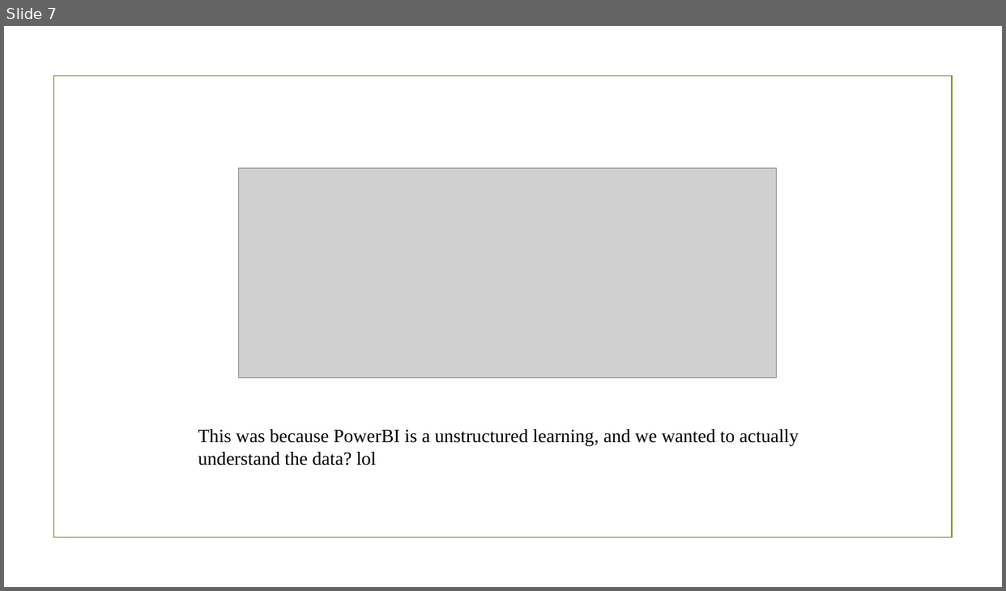
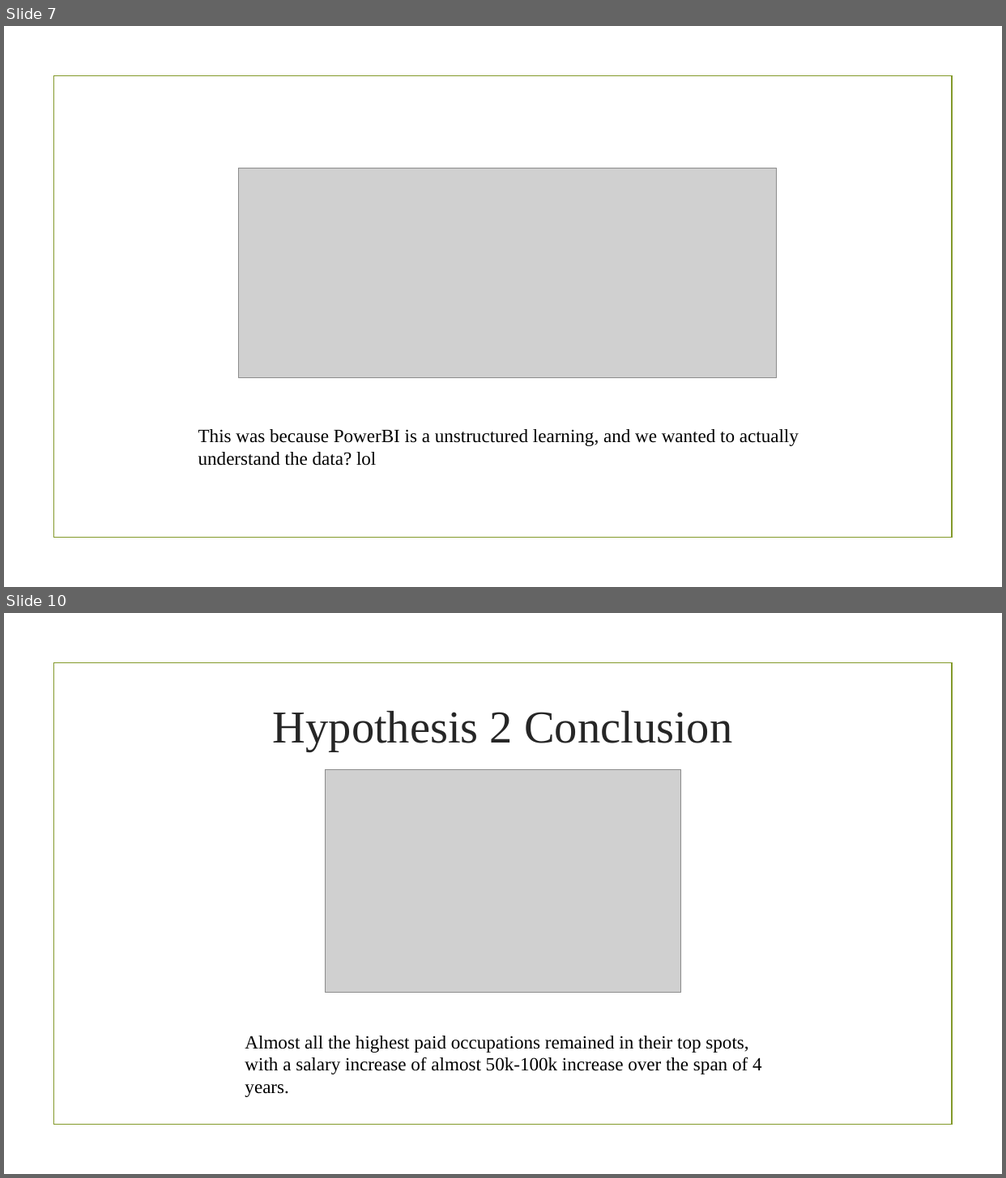
Before and after one commit to danlin604/vsocc, a slide deck: 4925 PROJECT FOLDER/COMP4925 , sub-project 1.pptx. Shown one above the other, each under a label of ours: slide 7 before the commit, slides 7 and 10 after it; the slides between them are not shown. The pictures are 1006x591 and 1006x1178 pixels, drawn with LibreOffice and Linux fonts; fonts in the diff are those of the drawing; grey boxes stand for pictures; background and template pictures are left out. Boxes give left, top, right and bottom in pixels: in the first picture for what was removed or moved away, otherwise in the second. Text is boxed around its words. In the diff, an @@ line names an element or a change of style, - is before the commit and + after.

```diff
--- a/4925 PROJECT FOLDER/COMP4925 , sub-project 1.pptx
+++ b/4925 PROJECT FOLDER/COMP4925 , sub-project 1.pptx
@@ slide 10 added at [4, 613, 1002, 1174], background picture (left out); not listed: 1 template element that a slide beside it also shows @@
@@ text added at [273, 711, 732, 752], 44 pt, text #262626 @@
+Hypothesis 2 Conclusion
@@ picture added at [325, 770, 681, 994] @@
@@ text added at [245, 1036, 762, 1075], 18 pt, text #000000 @@
+Almost all the highest paid occupations remained in their top spots, with a salary increase of almost 50k-100k increase over the span of 4 years.
```
Also in this commit, not shown: 4 slides changed, 5 other slides added, 1 slide removed, 1 other file.
